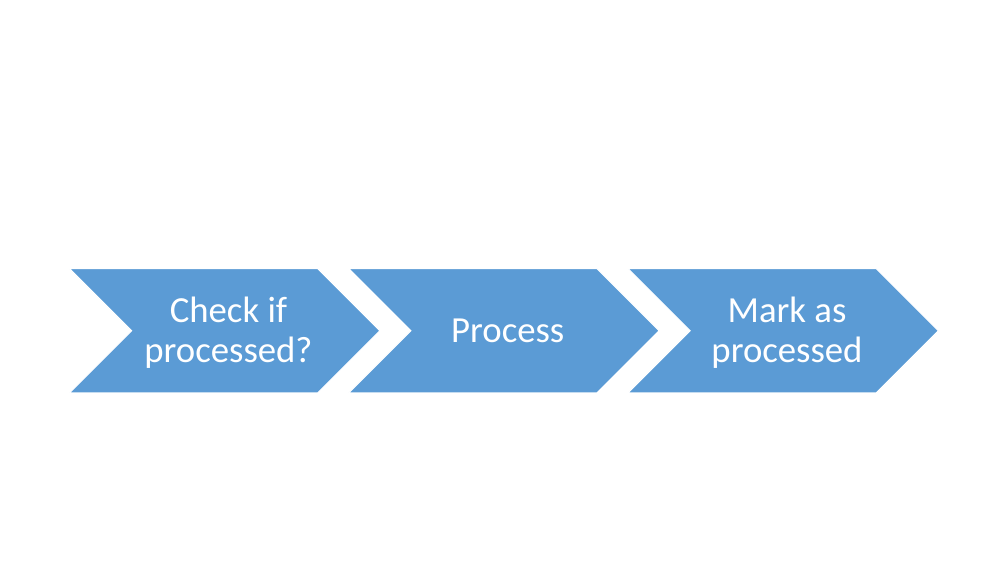
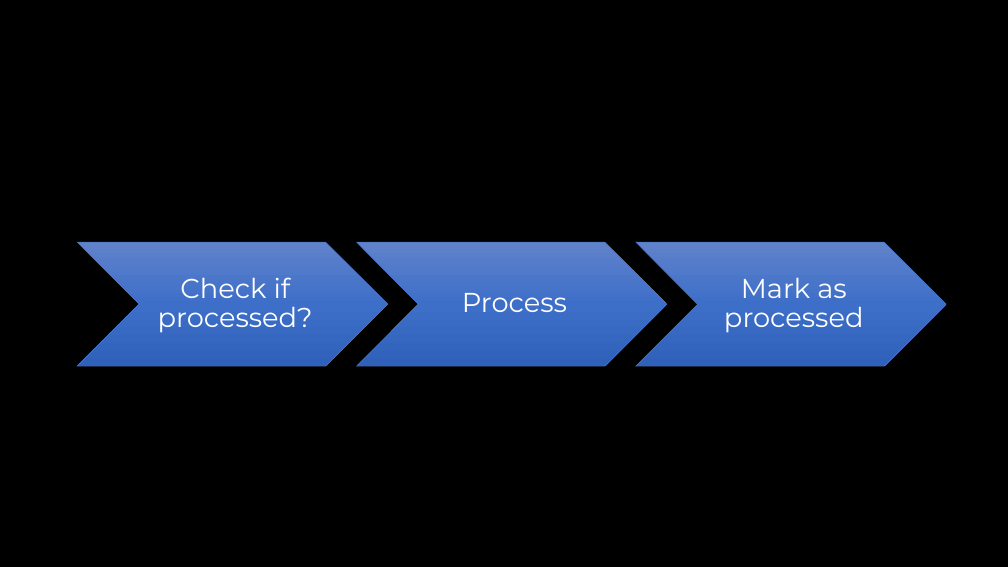
Before and after one commit to SzymonPobiega/IShallSayThisOnlyOnce, a slide deck: slide 2 of docs/images.pptx (slide 15 before the commit). Drawn at 1008x567 pixels with LibreOffice and Linux fonts; fonts in the diff are those of the drawing. Boxes give left, top, right and bottom in pixels: in the first picture for what was removed or moved away, otherwise in the second. Text is boxed around its words. In the diff, an @@ line names an element or a change of style, - is before the commit and + after.

```diff
--- a/docs/images.pptx
+++ b/docs/images.pptx
@@ background #FFFFFF to #000000 @@
@@ chevron: place and size @@
-chevron at bbox=[70, 268, 380, 392]
+chevron at bbox=[77, 242, 387, 366]
@@ text "Check if processed?": place and size @@
-text "Check if processed?" at bbox=[144, 296, 312, 368]
+text "Check if processed?" at bbox=[158, 277, 313, 333]
@@ 2 texts, 2 chevrons: place and size @@
-2 texts, 2 chevrons at bbox=[349, 268, 938, 392]
+2 texts, 2 chevrons at bbox=[357, 242, 946, 366]
@@ fill #5B9BD5 to gradient #6183CB to #3E70CA to #3062BB; outline #FFFFFF 1 pt to #4472C4 0.5 pt in 3 elements at bbox=[77, 242, 387, 366], bbox=[636, 242, 946, 366], bbox=[357, 242, 667, 366] @@
@@ size 35 to 26 pt, font Calibri to Montserrat; less space between paragraphs in 3 elements at bbox=[158, 277, 313, 333], bbox=[462, 293, 567, 312], bbox=[724, 277, 864, 333] @@
```
Also in this commit, not shown: 10 other slides changed, 3 slides removed, 2 other files.
